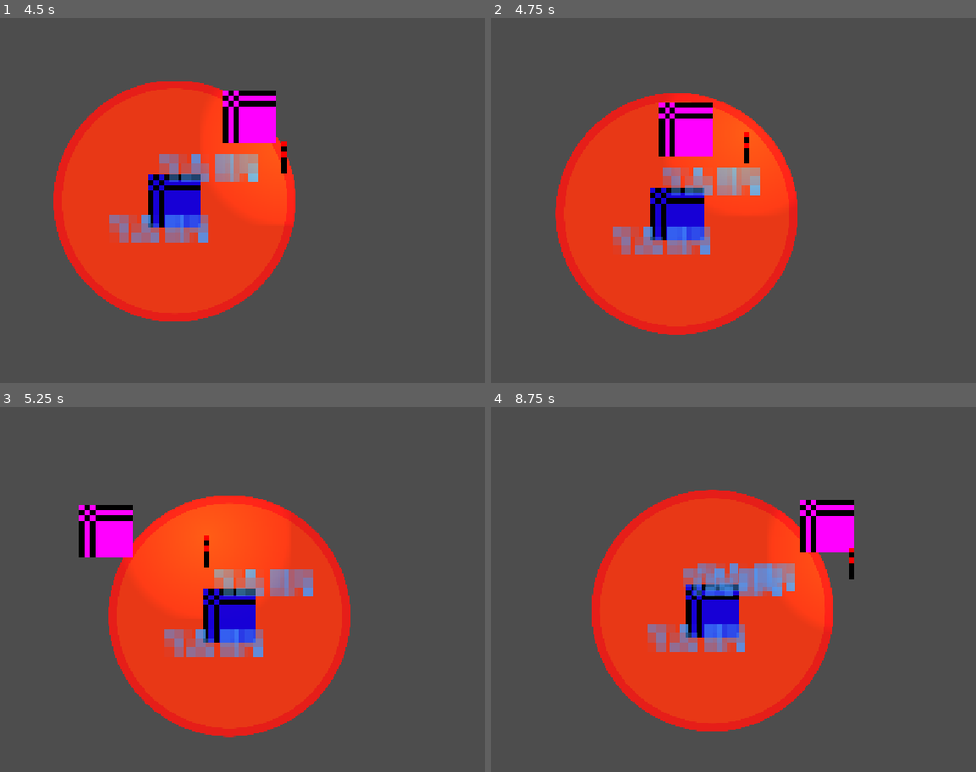
Above: before the commit, frames 1-4 (two rows, left to right).
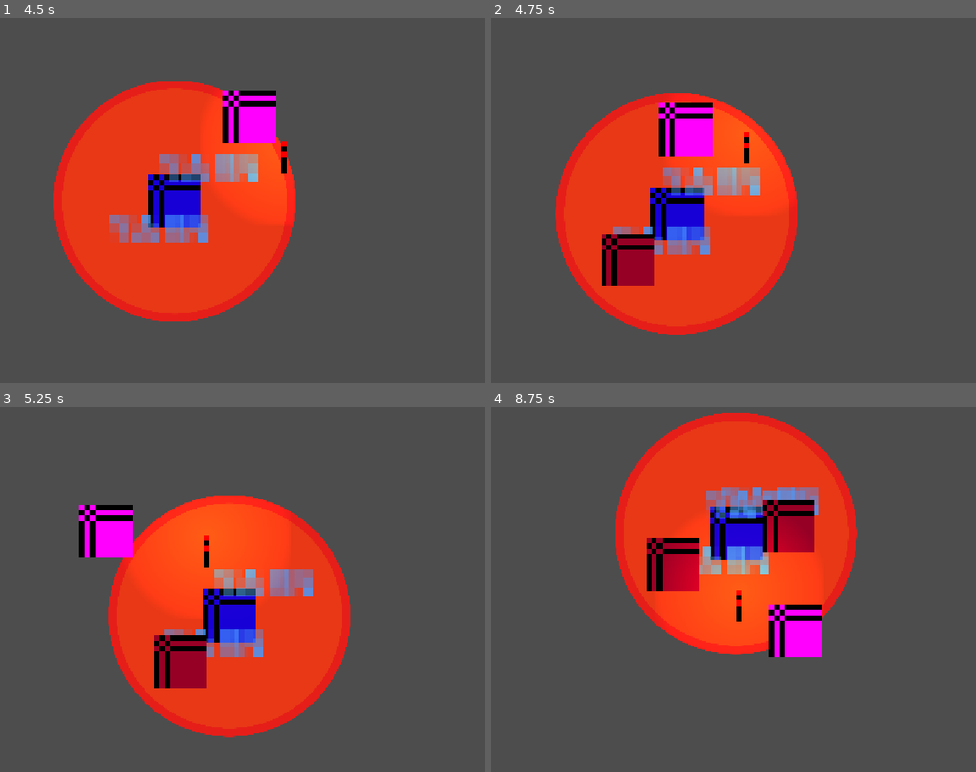
Above: after the commit, the same moments.

Repository: anqilique/GDGJam2-2025
Game: Godot game, scene res://Scenes/start_menu.tscn
The game is run twice, just before and just after one commit, with the same random seed, the same clock (stepped at 60 frames per second) and the same inputs.
Inputs (mouse positions are in pixels of both pictures, inside the frame that each line leads up to):
- Up to frame 1 (4.5 s): click "PLAY" at 0.5 s; move the mouse to (373, 174) at 1.27 s; hold D (fire_cat_move_right) 1.28-2.03 s; click (373, 174) at 1.35 s; move the mouse to (87, 211) at 2.02 s; hold S (fire_cat_move_down) 2.03-2.78 s; tap Space (yarn_cat_pass_torch) at 2.1, 3.6 s; move the mouse to (291, 109) at 2.77 s; hold D (fire_cat_move_right) 2.78-3.53 s; click (291, 109) at 2.85 s; move the mouse to (189, 269) at 3.52 s; hold W (fire_cat_move_up) 3.53-4.28 s; move the mouse to (426, 251) at 4.27 s; hold A (fire_cat_move_left) from 4.28 s (still down); click (426, 251) at 4.35 s
- Up to frame 2 (4.75 s): keep holding A (fire_cat_move_left)
- Up to frame 3 (5.25 s): keep holding A (fire_cat_move_left); move the mouse to (19, 523) at 5.02 s; tap Space (yarn_cat_pass_torch) at 5.1 s
- Up to frame 4 (8.75 s): move the mouse to (748, 582) at 5.77 s; release A (fire_cat_move_left) at 5.78 s; hold S (fire_cat_move_down) 5.78-6.53 s; click (748, 582) at 5.85 s; move the mouse to (612, 487) at 6.52 s; hold D (fire_cat_move_right) 6.53-7.28 s; tap Space (yarn_cat_pass_torch) at 6.6, 8.1 s; move the mouse to (864, 563) at 7.27 s; hold W (fire_cat_move_up) 7.28-8.03 s; click (864, 563) at 7.35 s; move the mouse to (578, 600) at 8.02 s; hold D (fire_cat_move_right) from 8.03 s (still down)

Frame 1 is identical in both runs. In frame 2, 1.5% of the frame differs, in the area x 22-34%, y 59-74%; in frame 3, 1.6%; in frame 4, 32%, in the area x 20-76%, y 1-89%.

Commit message:
Shadow Spawn

Diff:
--- a/Scenes/main.tscn
+++ b/Scenes/main.tscn
@@ -1,13 +1,15 @@
-[gd_scene load_steps=6 format=3 uid="uid://cu7k1o7cvtfnr"]
+[gd_scene load_steps=7 format=3 uid="uid://cu7k1o7cvtfnr"]
 
 [ext_resource type="Script" uid="uid://bcrdf5jxhxnun" path="res://Scripts/main.gd" id="1_21xkr"]
 [ext_resource type="PackedScene" uid="uid://r7jxd36vluqq" path="res://Scenes/fire_cat.tscn" id="2_bo1nx"]
 [ext_resource type="Script" uid="uid://cha0dey3px8f1" path="res://Scripts/CameraController.gd" id="2_kry3j"]
 [ext_resource type="PackedScene" uid="uid://2t5bc1akjdes" path="res://Scenes/yarn_cat.tscn" id="3_8gbba"]
+[ext_resource type="PackedScene" uid="uid://clawv8kask8pi" path="res://Scenes/shadow.tscn" id="4_jjvhh"]
 [ext_resource type="PackedScene" uid="uid://bm0xq7m4hiuve" path="res://Scenes/torch.tscn" id="5_21xkr"]
 
 [node name="Main" type="Node2D"]
 script = ExtResource("1_21xkr")
+shadow_scene = ExtResource("4_jjvhh")
 
 [node name="FireCat" parent="." instance=ExtResource("2_bo1nx")]
 
@@ -25,3 +27,6 @@
 [node name="ShadowSpawnTimer" type="Timer" parent="."]
 wait_time = 4.0
 one_shot = true
+autostart = true
+
+[connection signal="timeout" from="ShadowSpawnTimer" to="." method="_on_shadow_spawn_timer_timeout"]
--- a/Scripts/main.gd
+++ b/Scripts/main.gd
@@ -9,12 +9,14 @@
 
 
 func _on_shadow_spawn_timer_timeout() -> void:
+	print("SPAWN AAAAAAAAAAAAAAAAAAAAAAAHHHHHHHHHH")
 	var shadow = shadow_scene.instantiate()
 
-	var shadow_spawn_location = $Camera2D/ShadowPath2D/ShadowSpawn
-	shadow_spawn_location.progress_ratio = randf()
+	var shadow_spawn_location = $Camera2D.global_position
 
-	shadow.position = shadow_spawn_location.position
+	shadow_spawn_location.x += randf_range(-20, 20)
+	shadow_spawn_location.y += randf_range(-20, 20)
+
+	shadow.position = shadow_spawn_location
 
 	add_child(shadow)
-	print("SPAWN")
